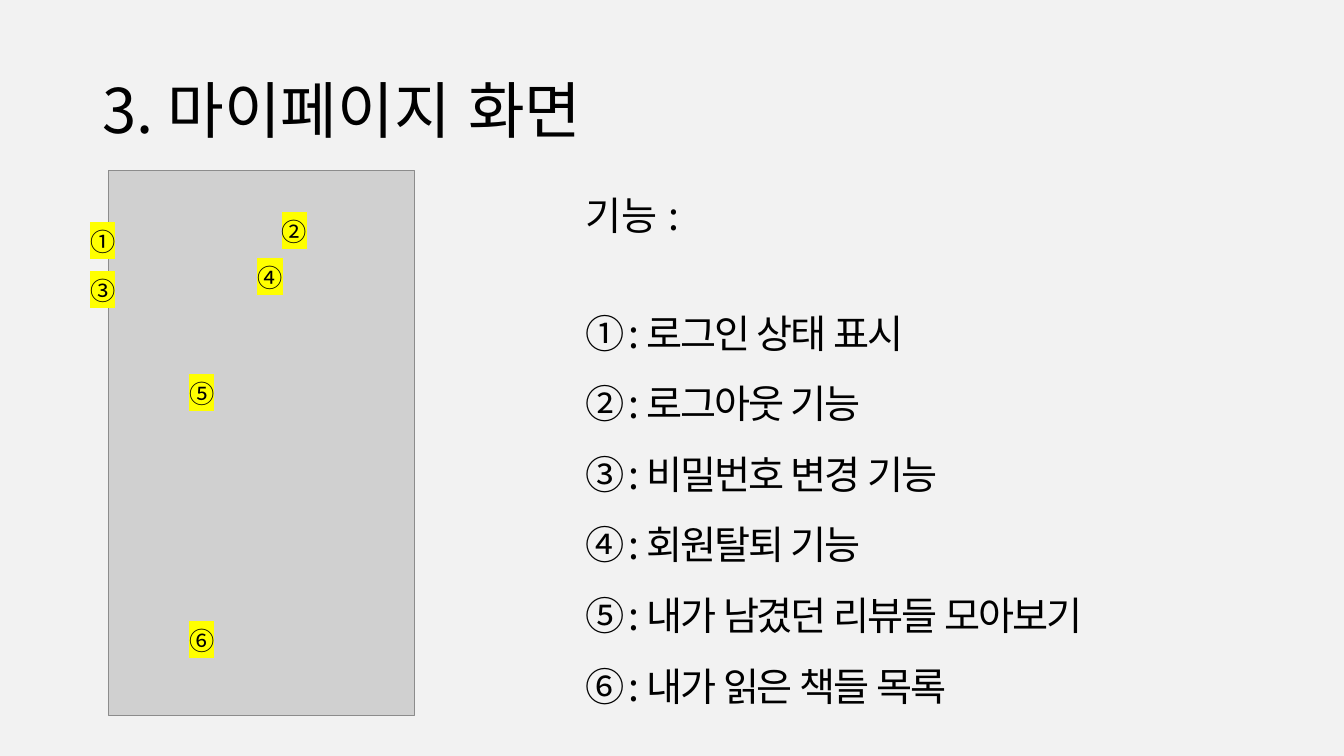
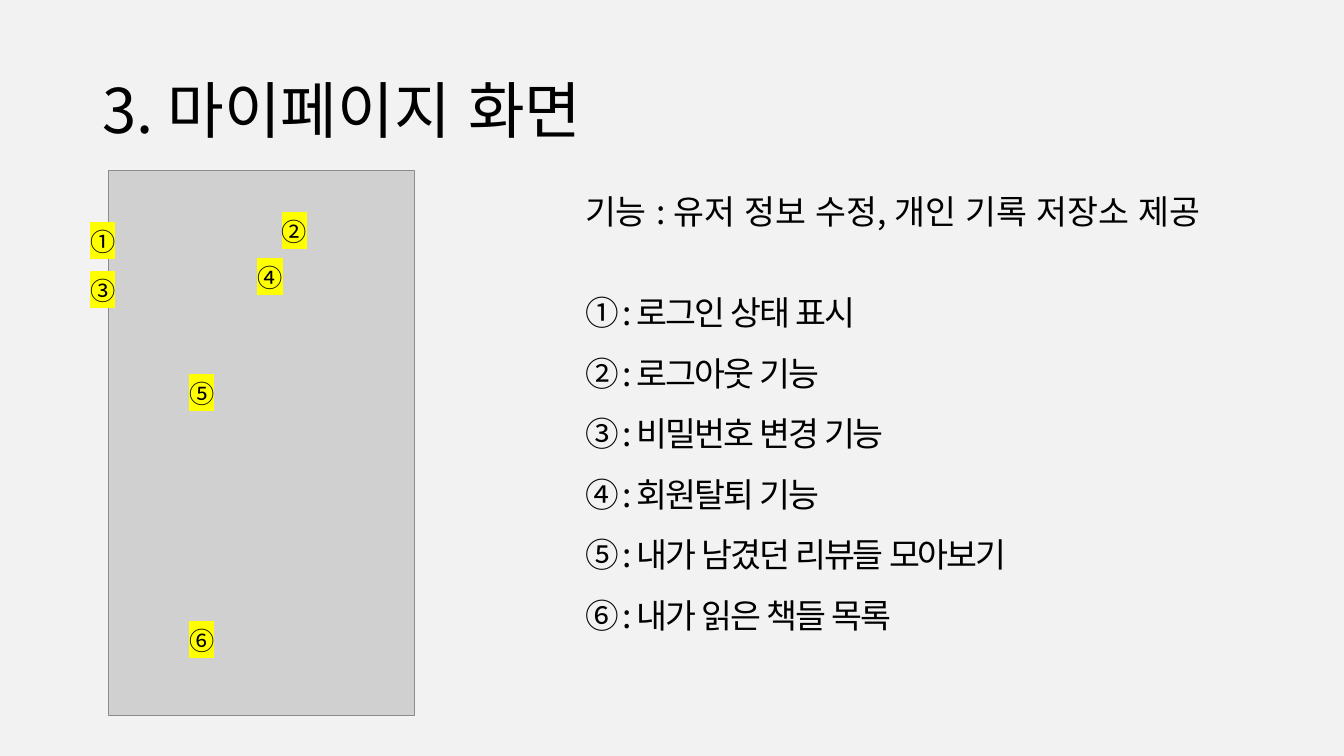
Before and after one commit to 888pocket/social-readbook-app, a slide deck: slide 8 of 보고서/사용자인터페이스(나) 제안발표ppt_3code.pptx (slide 7 before the commit). Drawn at 1344x756 pixels with LibreOffice and Linux fonts; fonts in the diff are those of the drawing; grey boxes stand for pictures. Boxes give left, top, right and bottom in pixels: in the first picture for what was removed or moved away, otherwise in the second. Text is boxed around its words. In the diff, an @@ line names an element or a change of style, - is before the commit and + after.

```diff
--- a/보고서/사용자인터페이스(나) 제안발표ppt_3code.pptx
+++ b/보고서/사용자인터페이스(나) 제안발표ppt_3code.pptx
@@ text at <box>585,196,1201,230</box>: text changed; size 28 to 24 pt @@
-기능 :
+기능 : 유저 정보 수정, 개인 기록 저장소 제공
@@ text at <box>585,296,1006,631</box>: size 28 to 24 pt in "① : 로그인 상태 표시", "② : 로그아웃 기능", "③ : 비밀번호 변경 기능", "④ : 회원탈퇴 기능" and 2 more places @@
```
Also in this commit, not shown: 6 other slides changed, 9 slides added, 2 slides removed.
